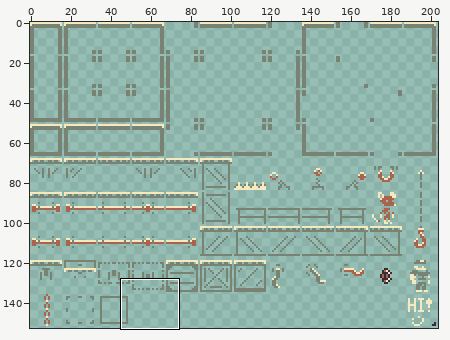
One commit to this pixel-art file: aseprite/tilemap.aseprite. The picture above shows the old version from afar; the outline marks the close-up.
Close-up. The starting point:
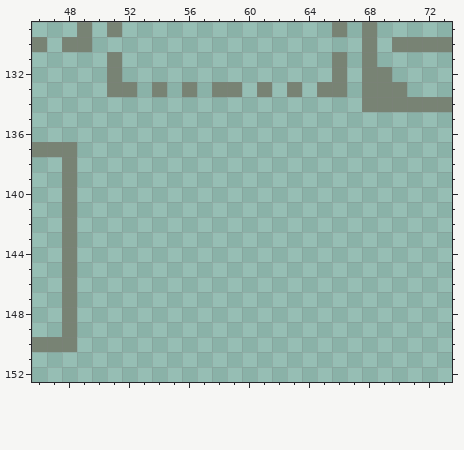
204x153 pixels, 1 frame. Shown: x 46..73, y 129..152.
Once edited:
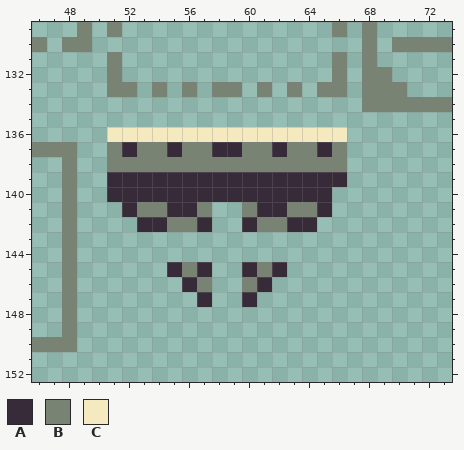
Palette (. is transparent): A #372a39  B #788374  C #f5e9bf
Diff:
Changed rows in their new state; - is an unchanged pixel.
first column x 51:
136 CCCCCCCCCCCCCCCC
137 BABBABBAABBABBAB
138 BBBBBBBBBBBBBBBB
139 AAAAAAAAAAAAAAAA
140 AAAAAAAAAAAAAAA-
141 -ABBAAB--BAABBA-
142 --AABBA--ABBAA--
145 ----ABA--ABA----
146 -----AB--BA-----
147 ------A--A------
